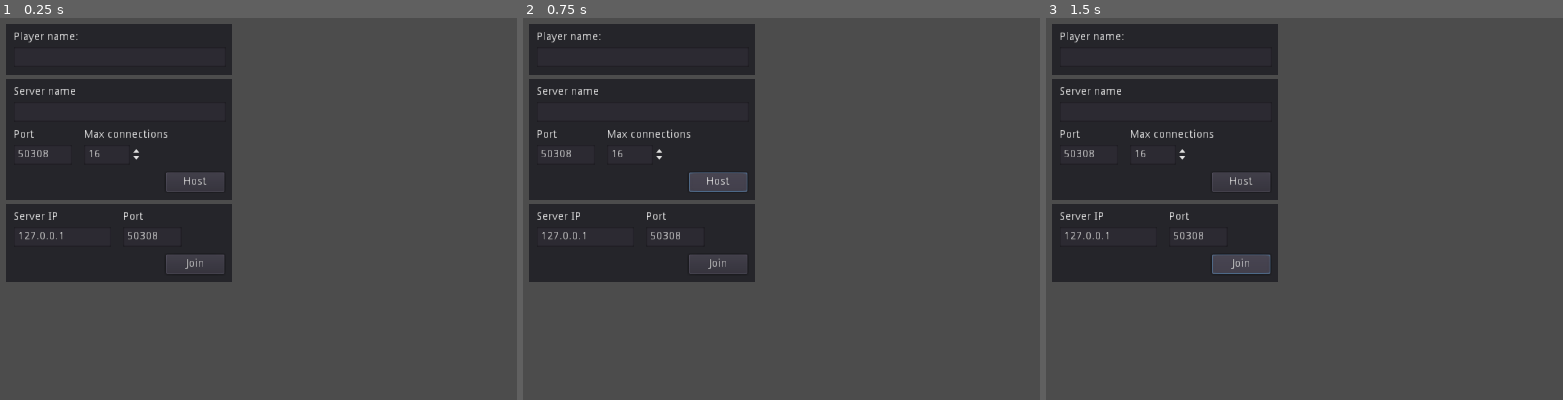
Above: before the commit, frames 1-3 (left to right).
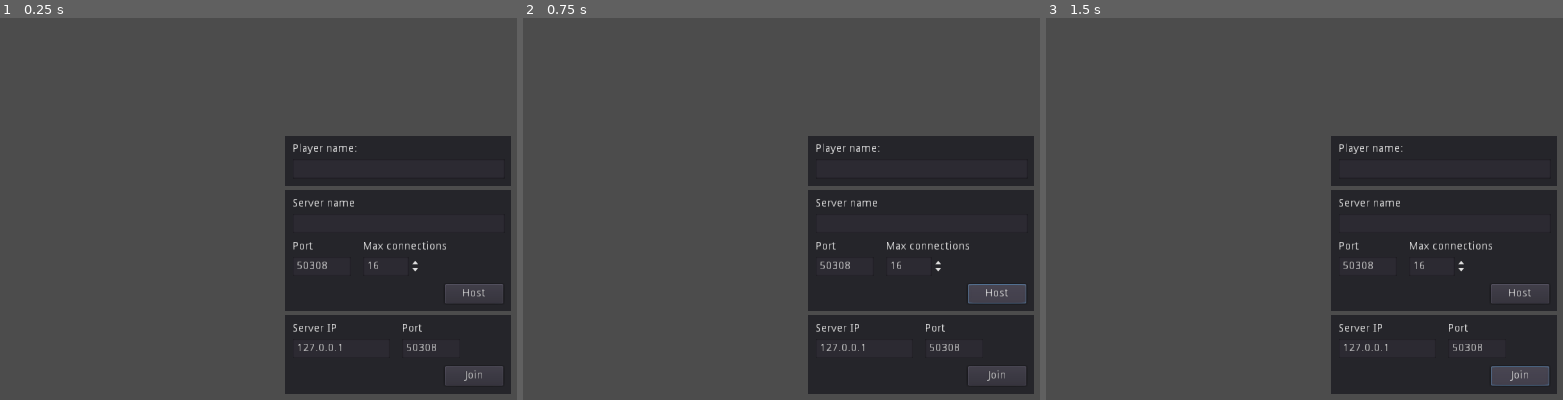
Above: after the commit, the same moments.

Repository: laws65/kag-rewritten
Game: Godot game, scene res://base/levels/content/matchmaking.tscn
The game is run twice, just before and just after one commit, with the same random seed, the same clock (stepped at 60 frames per second) and the same inputs.
Inputs:
- Up to frame 1 (0.25 s): no input
- Up to frame 2 (0.75 s): click "Host" at 0.5 s
- Up to frame 3 (1.5 s): click "Join" at 1.25 s

The runs differ from the first frame. In frame 1, 55% of the frame differs, in the area x 1-99%, y 1-99%; in frame 2, 55%; in frame 3, 55%.

Commit message:
Started implementing the temp. matchmaking menu

Diff:
--- /dev/null
+++ b/base/entities/content/character.tscn
@@ -0,0 +1,6 @@
+[gd_scene load_steps=2 format=2]
+
+[ext_resource path="res://base/entities/scripts/character.gd" type="Script" id=1]
+
+[node name="Character" type="Node2D"]
+script = ExtResource( 1 )
--- a/base/levels/content/matchmaking.tscn
+++ b/base/levels/content/matchmaking.tscn
@@ -1,13 +1,20 @@
-[gd_scene format=2]
+[gd_scene load_steps=2 format=2]
+
+[ext_resource path="res://base/rules/multiplayer/matchmaking.gd" type="Script" id=1]
 
 [node name="CanvasLayer" type="CanvasLayer"]
+script = ExtResource( 1 )
 
 [node name="PanelPlayer" type="Panel" parent="."]
 editor/display_folded = true
-margin_left = 10.0
-margin_top = 10.0
-margin_right = 300.0
-margin_bottom = 75.0
+anchor_left = 0.5
+anchor_top = 0.5
+anchor_right = 0.5
+anchor_bottom = 0.5
+margin_left = -145.0
+margin_top = -147.5
+margin_right = 145.0
+margin_bottom = -82.5
 
 [node name="Label" type="Label" parent="PanelPlayer"]
 margin_left = 10.0
@@ -23,10 +30,15 @@
 margin_bottom = 55.0
 
 [node name="PanelHost" type="Panel" parent="."]
-margin_left = 10.0
-margin_top = 80.0
-margin_right = 300.0
-margin_bottom = 235.0
+editor/display_folded = true
+anchor_left = 0.5
+anchor_top = 0.5
+anchor_right = 0.5
+anchor_bottom = 0.5
+margin_left = -145.0
+margin_top = -77.5
+margin_right = 145.0
+margin_bottom = 77.5
 
 [node name="Label2" type="Label" parent="PanelHost"]
 margin_left = 10.0
@@ -80,10 +92,14 @@
 
 [node name="PanelJoin" type="Panel" parent="."]
 editor/display_folded = true
-margin_left = 10.0
-margin_top = 240.0
-margin_right = 300.0
-margin_bottom = 340.0
+anchor_left = 0.5
+anchor_top = 0.5
+anchor_right = 0.5
+anchor_bottom = 0.5
+margin_left = -145.0
+margin_top = 83.0
+margin_right = 145.0
+margin_bottom = 183.0
 
 [node name="Label2" type="Label" parent="PanelJoin"]
 margin_left = 10.0
--- /dev/null
+++ b/base/rules/multiplayer/matchmaking.gd
@@ -0,0 +1,35 @@
+extends CanvasLayer
+
+func _ready():
+	network.connect("server_created", self, "_on_ready_to_play")
+	network.connect("join_success", self, "_on_ready_to_play")
+	network.connect("join_fail", self, "_on_join_fail")
+
+func set_player_info():
+	pass
+
+func _on_btCreate_pressed():
+	set_player_info()
+
+	if (!$PanelHost/txtServerName.text.empty()):
+		network.server_info.name = $PanelHost/txtServerName.text
+	network.server_info.max_players = int($PanelHost/txtMaxPlayers.value)
+	network.server_info.used_port = int($PanelHost/txtServerPort.text)
+
+	network.create_server()
+
+
+func _on_btJoin_pressed():
+	set_player_info()
+
+	var ip = $PanelJoin/txtJoinIP.text
+	var port = int($PanelJoin/txtJoinPort.text)
+
+	network.join_server(ip, port)
+
+
+func _on_ready_to_play():
+	get_tree().change_scene("res://base/levels/content/multiplayer.tscn")
+
+func _on_join_fail():
+	print("Failed to join server")
--- a/base/rules/multiplayer/network.gd
+++ b/base/rules/multiplayer/network.gd
@@ -61,7 +61,7 @@
 # Peer trying to connect to server is notified on success
 func _on_connected_to_server():
 	emit_signal("join_success")
-	gamestate.player_info.net_id = get_tree().get_network_unique_id()
+	gamestate.player_info.network_id = get_tree().get_network_unique_id()
 
 	rpc_id(1, "register_player", gamestate.player_info)
 	register_player(gamestate.player_info)
@@ -86,8 +86,8 @@
 			if (id != 1):
 				rpc_id(id, "register_player", pinfo)
 
-	print("Registering player ", pinfo.name, " (", pinfo.net_id, ") to internal player table")
-	players[pinfo.net_id] = pinfo
+	print("Registering player ", pinfo.name, " (", pinfo.network_id, ") to internal player table")
+	players[pinfo.network_id] = pinfo
 	emit_signal("player_list_changed")
 
 remote func unregister_player(id):
